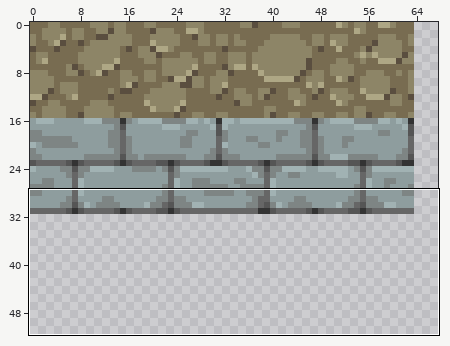
Two states of a pixel-art file, img/terrain1.ase. Above, an overview of the earlier version with the close-up marked.
Close-up. The starting point:
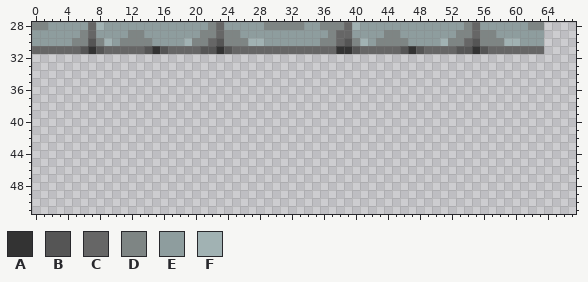
256x256 pixels, 1 frame. Shown: x 0..67, y 28..51. The wide view leaves out empty margins.
Palette (. is transparent): A #333333  B #555555  C #666666  D #7e8584  E #8e9d9e  F #a1b2b3
Pixels before, first column x 0:
28 DDEEEEECFEEEEEEEEEEEEEDCEEEEEDDDDDEEDDDCFEEEEEEEEEEEEEDCEEEEEEDD
29 EEEEEEDCEEEEDDEEEEEEEDDCDDEEEEEEEEEEEDCCEEEEDDEEEEEEEDDCDDEEEEEE
30 EEEEEDDBDFEDDDDEEEEFDDCBDDDFFEEEEEEEDDCBDFEDDDDEEEEFDDCBDDDFFEEE
31 CCCCCCBABCCCCCBABCCCCBBABCCCCCCCCCCCCCAABCCCCCBABCCCCBBABCCCCCCC
Once edited:
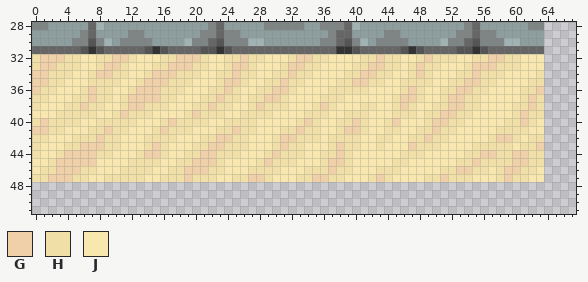
Colours new in this view: G #f0d0a8  H #f0e0a8  J #f8e8b0
Diff:
Changed rows in their new state; - is an unchanged pixel.
Layer "fg":
first column x 0:
32 HGGGHHJJHHGGHJJJHHGGGHJJHHGHHJJJHGGHHJJJJHHGHHJJHGHHHJJHHGGHHJJJ
33 HGGHHHJJHGGHJJJHHGGGHHJJHGGHJJJHGGHHJJJJHHGGHHJHGHHJJJHGGGHHHJJJ
34 GGHHHJJHGGHHJJHGGGHHHJJHHGHHJJHHGHHJJJJHHGGHHJJHGHJJJHHGHHHJJJJH
35 GGHHJJJHHHHJJHGGGHHHJJJHGGHJJHHGHHJJJJHHGGHHJJHHHHJJHHGGHHJJJJHH
36 GHHJJJHGHHJJHGGGHHHJJJHHGHJJHHGGHJJJJHHHHHJJJJHGHJJHHGGHHJJJJHHG
37 HHJJJHHGHHJHGGGGHHJJJHHGHHJHHGGHJJJJHHHJJJJJJHGGHJJHGGHHJJJJJHGH
38 HJJJHHGHHJJHGGHHHJJJHHGHHJJHGHHHJJJHGHJJJHHJJHGHJJHHGGHHJJJJHHGH
39 JJJHHHHHJJHGHHHJJJJHGHHHJJHHHHJJJJHHHJJHHHJJJHHHJHHGGHHJJJJJHGHH
40 HGHHHHJJHHHHHJJJHGHHHHJJHHHHJJJJJHGHJJHHGHJJHGJJJHGGHHJJJJJHHGHJ
41 GGHHJJJHHGHHJJJHGHHHJJJHHGHHJJJHHGHHJJHGGHJJHHJJHHGHHJJJJJHHHHJJ
42 HHJJJHHHGHHJJJHHHHJJJHHGGHHJJJHGGHHHJHHHHJJHHJJHHGHHJJJJJHGGHJHH
43 HJJJHHGGGHHJJJHGHJJJHHGGHHHJJJHGHHJJJHGHHJJHJJJGHHHJJJJHHHHHJHHG
44 HJJHGGGGHHJJJHGGHJJHHGGHHHJJJHGHHHJJHHGHJJJJJJHHHJJJJJHHGGHHGGHH
45 JJHGGGGGJJJJHHHHJJHHGGGHJJJJHGHHHJJJHGGHJJJJJHHJJJJJJHHGHHHHGGHH
46 JHHGGGHHJJJHHHHJJHHGGGHHJJJHHHHJJJHHHGHHJJJHHHJJJJJHHGGHHJHGGHHJ
47 HHGGGHHJJHHHHHJJHHHGHHHJJHHGGHJJJHHGGHHJJJHGHJJJJHHGHHHJJJHGHHJJ
Boxes around the changes in both close-ups, in picture pixels (x1, y1, x2, y2):
added: (32, 54, 544, 182)
